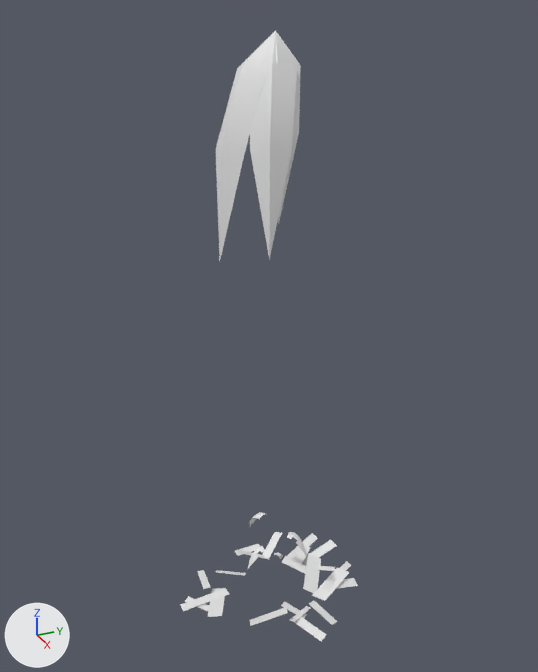
One commit to the OBJ model game/assets/models/plants/SM_Plant_MonsteraGround_Leaf_LOD1.obj: the scene before it, then after it.
The view is the same before and after, from a 50 mm camera at (7.51, -3.45, 7.77) aimed at (-0.1, -0.03, 3.96). The axes (+X, +Y, +Z) are drawn at lower left. The lights are the same throughout. The older version comes first. Where no turn or scale is listed for an object, it has been applied to the vertices. Vertices at exactly the same position are counted once.

In view in the first picture: 'SM_Plant_MonsteraGround_Leaf_LOD1'.
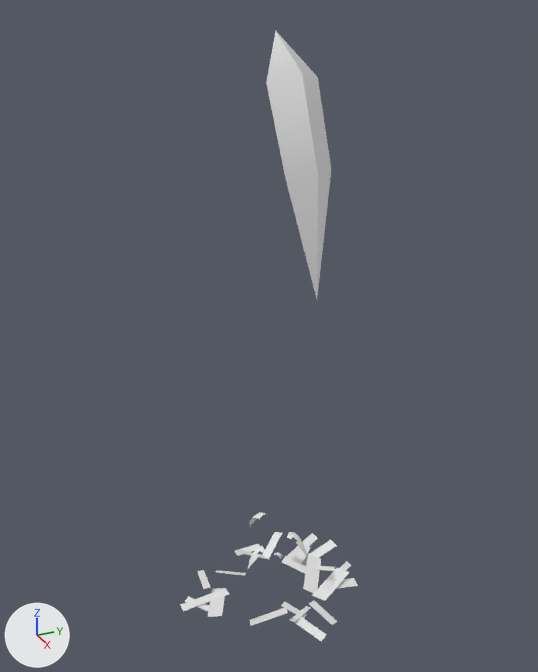
Where the change shows, as pixel boxes (x1, y1, x2, y2) in the pictures (538 x 672 px):
'SM_Plant_MonsteraGround_Leaf_LOD1', reshaped: before (180, 30, 358, 641); after (180, 31, 358, 641)
part 1 of me_sm_plant_monsteraground_leaf_lod1, reshaped: before (216, 30, 301, 261); after (266, 31, 331, 298)

Edits to the bpy script that builds the scene:
```text
Change me_sm_plant_monsteraground_leaf_lod1:
    used by ob_sm_plant_monsteraground_leaf_lod1; location = (0.0, 0.0, 0.0)
    remove me_sm_plant_monsteraground_leaf_lod1.from_pydata(...)  # 213 vertices, 196 faces; spans x -1.04..1.14, y -1.34..1.27, z -0.09..7.44
    add me_sm_plant_monsteraground_leaf_lod1.from_pydata(...)  # 199 vertices, 180 faces; spans x -1.04..1.14, y -1.34..1.27, z -0.09..7.44
    me_sm_plant_monsteraground_leaf_lod1 part 1
    14 vertices are removed from x -0.19..0.55, y -0.72..0.09, z 5.06..7.12
    16 faces are deleted
    7 vertices move from x 0.09..0.49, y -0.33..0.16, z 5.54..7.17 to x 0.21..0.73, y -0.26..0.42, z 4.7..7.05
```
